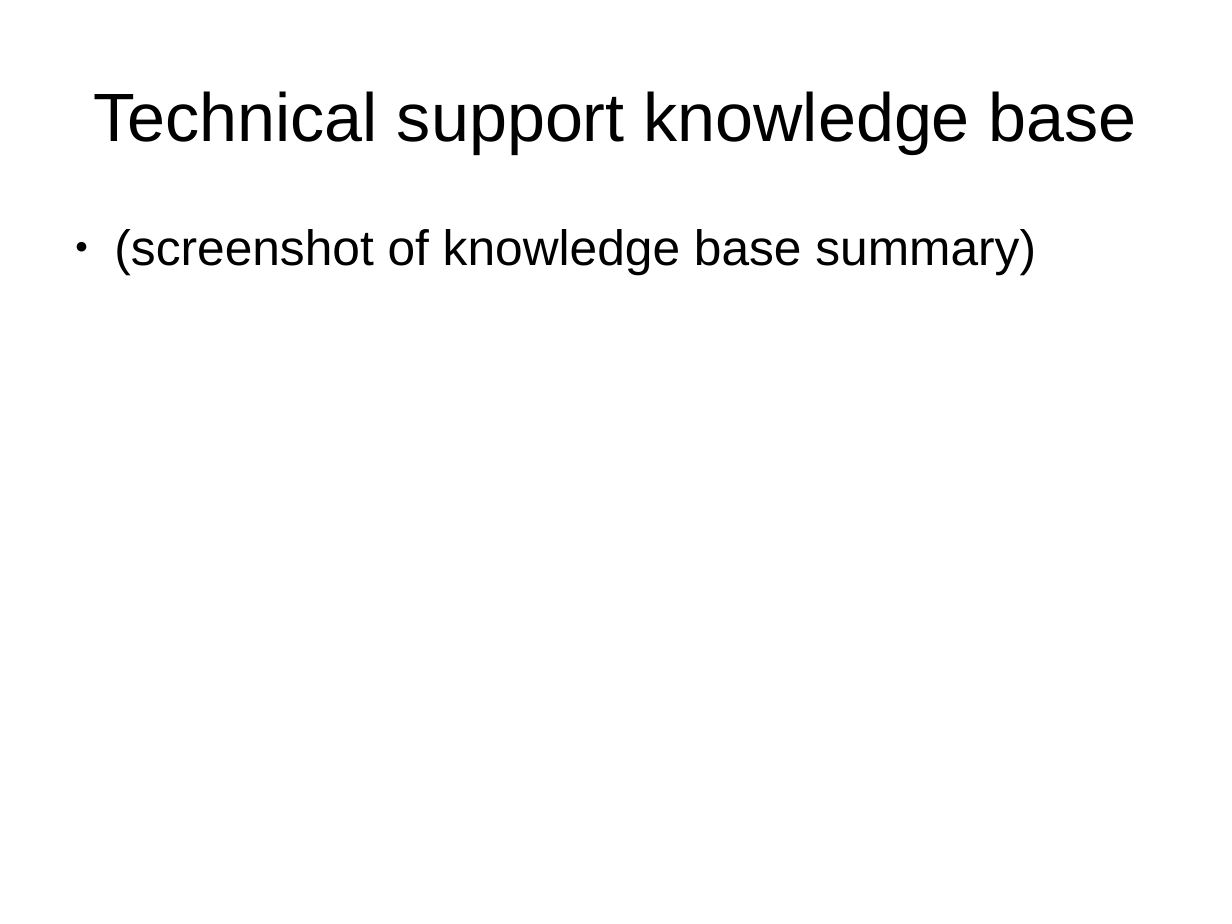
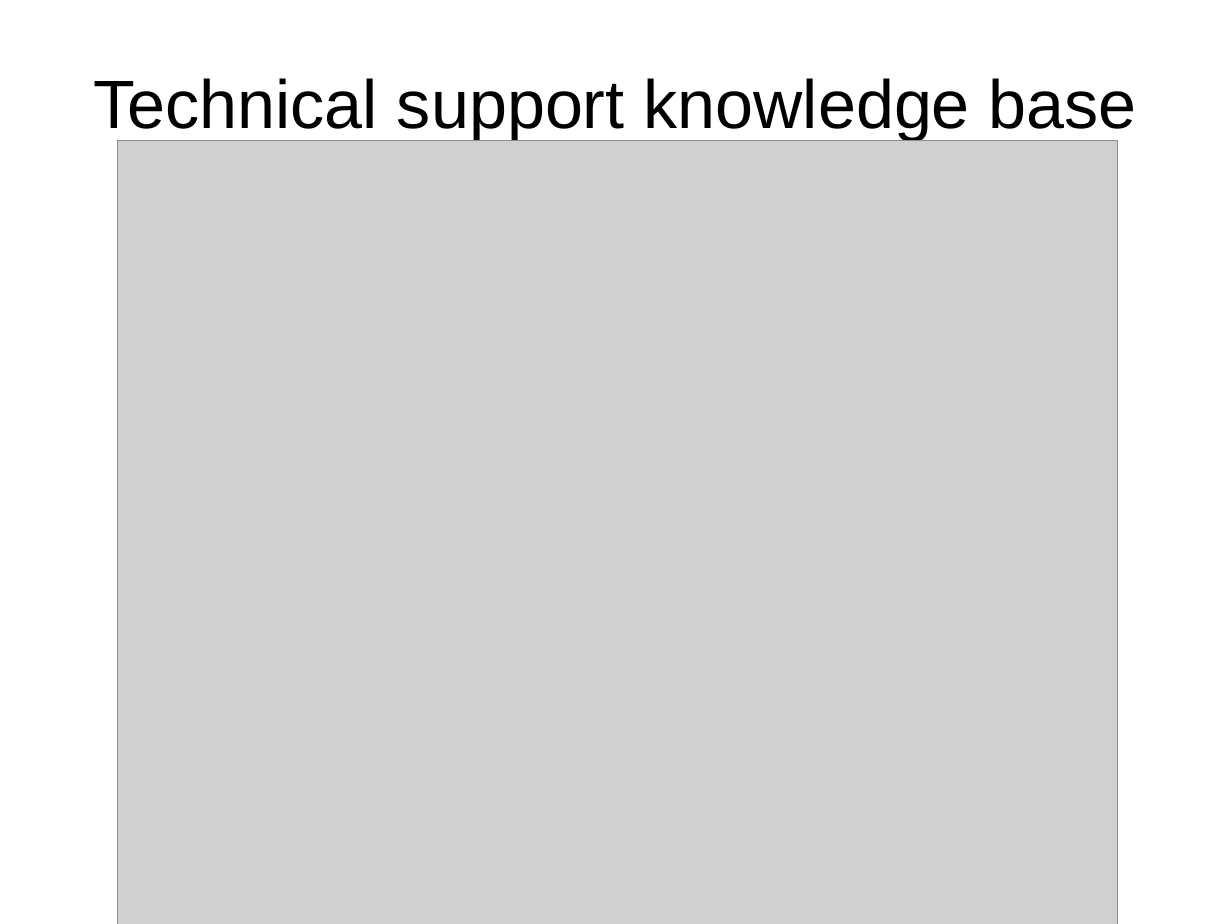
Before and after one commit to gklyne/annalist, a slide deck: slide 3 of presentations/annalist-pitch.odp. Drawn at 1232x924 pixels with LibreOffice and Linux fonts; fonts in the diff are those of the drawing; grey boxes stand for pictures. Boxes give left, top, right and bottom in pixels: in the first picture for what was removed or moved away, otherwise in the second. Text is boxed around its words. In the diff, an @@ line names an element or a change of style, - is before the commit and + after.

```diff
--- a/presentations/annalist-pitch.odp
+++ b/presentations/annalist-pitch.odp
@@ title "Technical support knowledge base" moved from (x1=93, y1=91, x2=1137, y2=153) to (x1=93, y1=78, x2=1137, y2=140) @@
@@ picture added at (x1=117, y1=141, x2=1118, y2=924) @@
@@ text removed at (x1=114, y1=229, x2=1036, y2=275) @@
-● (screenshot of knowledge base summary)
```
Also in this commit, not shown: 11 other slides changed, 1 slide added, 5 other files.
